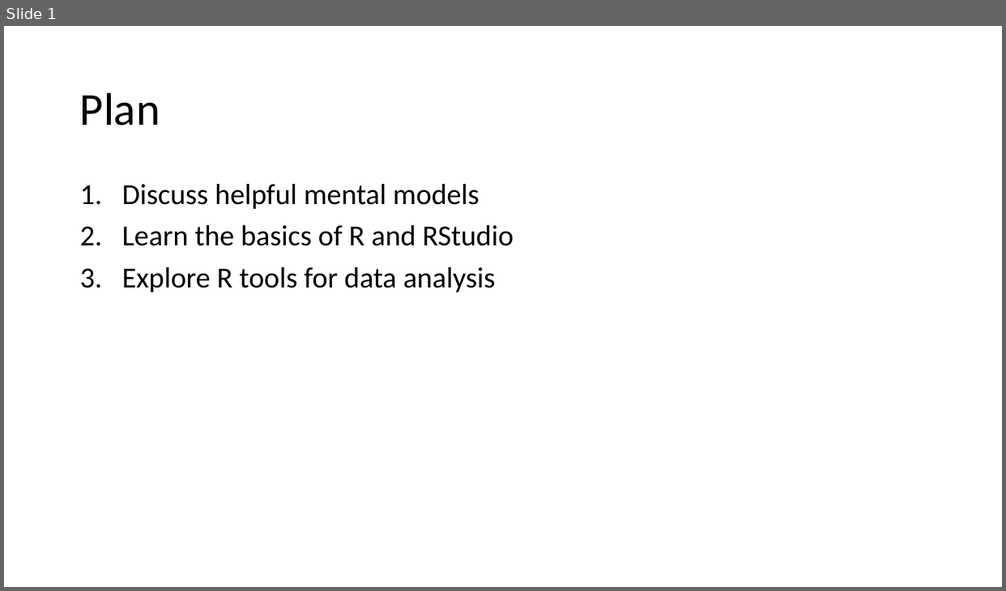
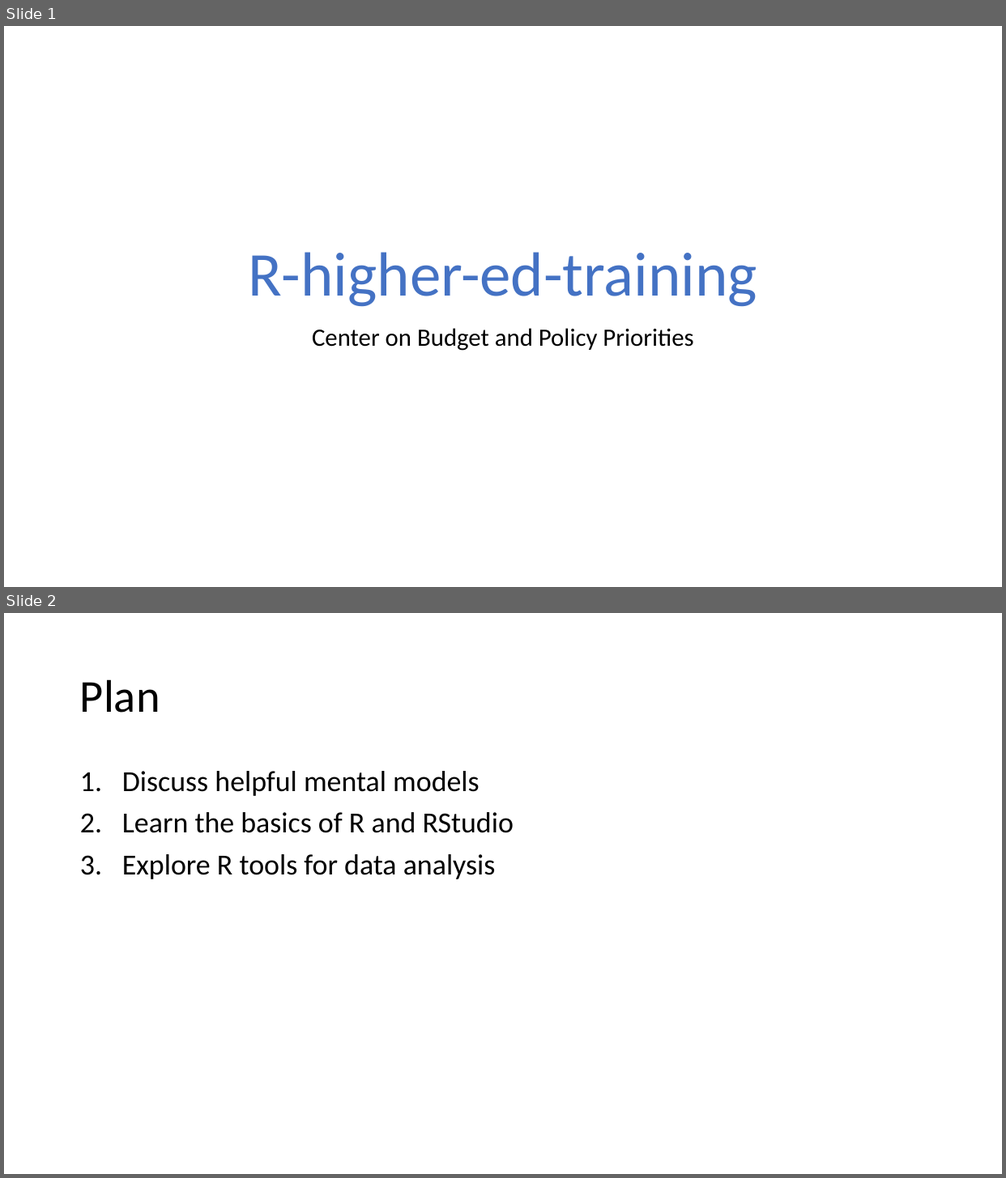
Before and after one commit to CenterOnBudget/r-intro-training, a slide deck: slides/intro_slides.pptx. Shown one above the other, each under a label of ours: slide 1 before the commit, slides 1 and 2 after it. The pictures are 1006x591 and 1006x1178 pixels, drawn with LibreOffice and Linux fonts; fonts in the diff are those of the drawing. Boxes give left, top, right and bottom in pixels: in the first picture for what was removed or moved away, otherwise in the second. Text is boxed around its words. In the diff, an @@ line names an element or a change of style, - is before the commit and + after.

```diff
--- a/slides/intro_slides.pptx
+++ b/slides/intro_slides.pptx
@@ slide 1 added at [4,26,1002,587], background #FFFFFF @@
@@ title added at [248,252,757,307], 60 pt, text #4472C4 @@
+R-higher-ed-training
@@ subtitle added at [312,328,693,351], 24 pt, text #000000 @@
+Center on Budget and Policy Priorities
@@ what was slide 1 is now slide 2 @@
```
Also in this commit, not shown: 1 slide changed.
